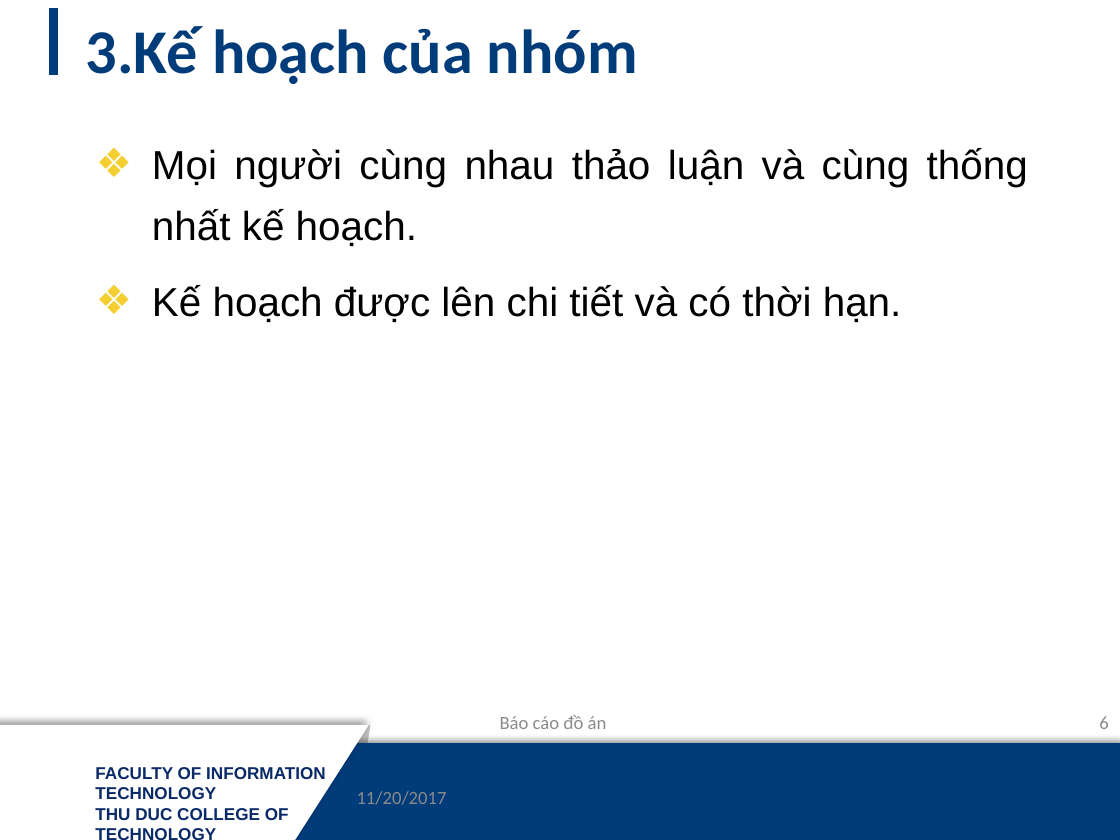
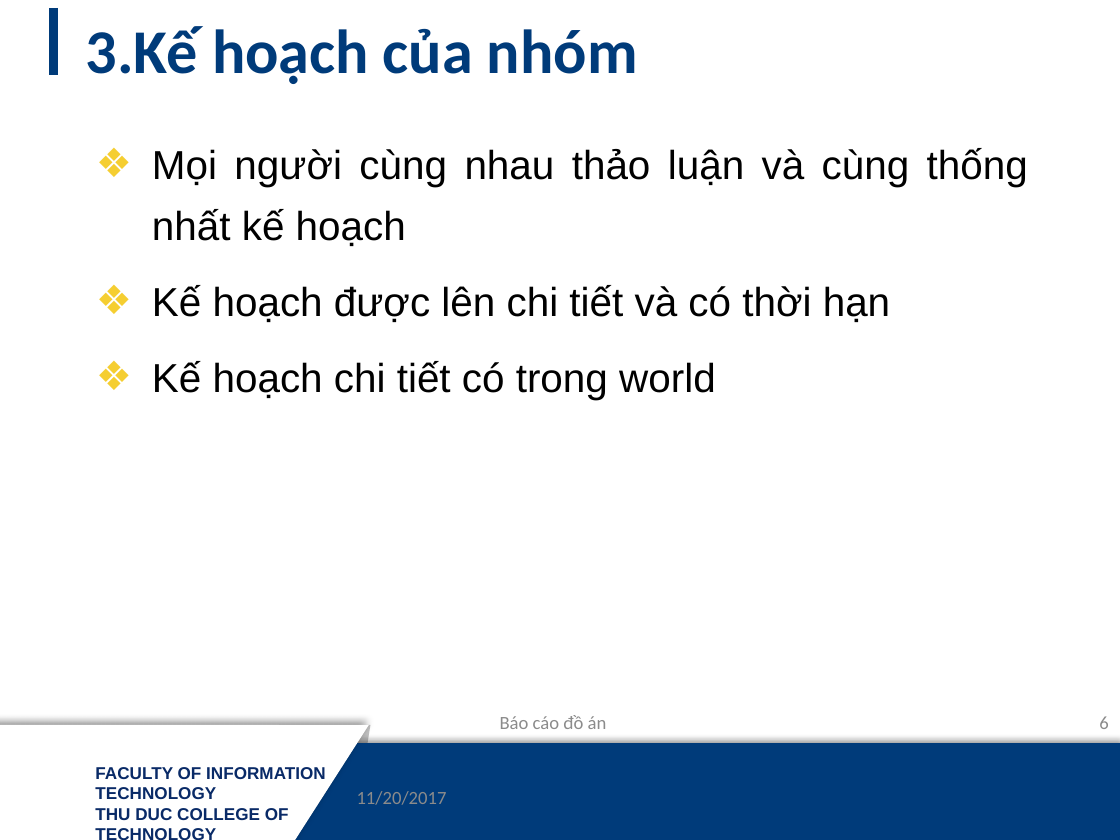
Before and after one commit to mynameissss/NM03_NHOM7, a slide deck: slide 6 of Báo-cáo-đồ-án.pptx. Drawn at 1120x840 pixels with LibreOffice and Linux fonts; fonts in the diff are those of the drawing; background and template pictures are left out. Boxes give left, top, right and bottom in pixels: in the first picture for what was removed or moved away, otherwise in the second. Text is boxed around its words. In the diff, an @@ line names an element or a change of style, - is before the commit and + after.

```diff
--- a/Báo-cáo-đồ-án.pptx
+++ b/Báo-cáo-đồ-án.pptx
@@ text at [152,148,1028,400]: text changed @@
-❖ Mọi người cùng nhau thảo luận và cùng thống nhất kế hoạch.
-❖ Kế hoạch được lên chi tiết và có thời hạn.
+❖ Mọi người cùng nhau thảo luận và cùng thống nhất kế hoạch
+❖ Kế hoạch được lên chi tiết và có thời hạn
+❖ Kế hoạch chi tiết có trong world
```
Also in this commit, not shown: 7 other slides changed, 1 slide added, 1 slide removed, 1 other file.
